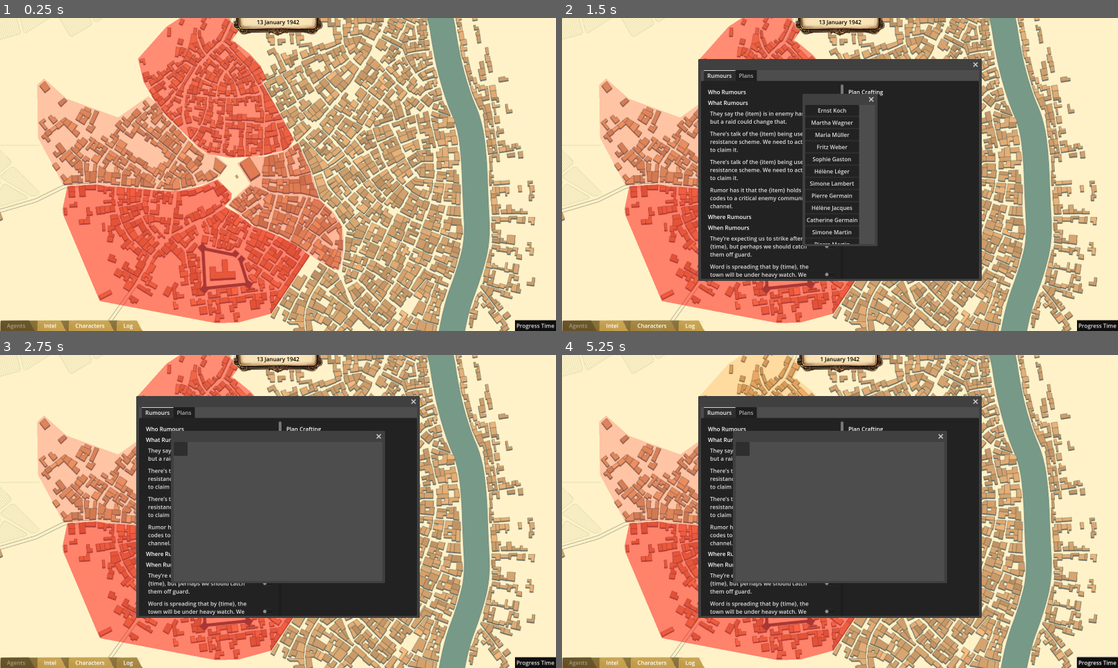
Above: before the commit, frames 1-4 (two rows, left to right).
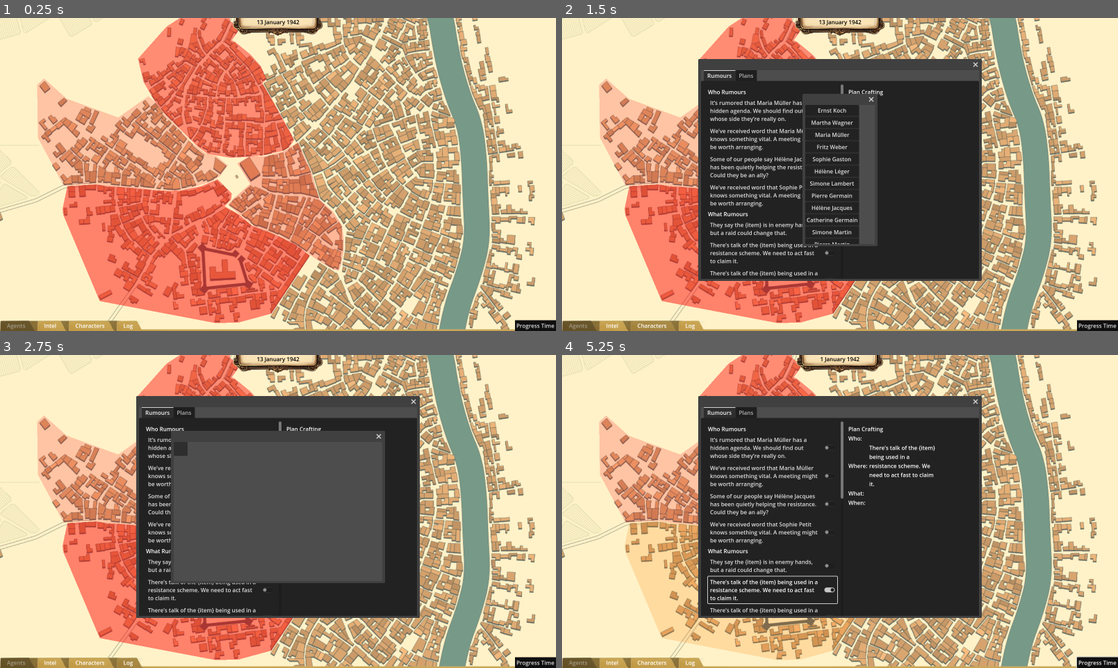
Above: after the commit, the same moments.

Repository: Stormwind-Gaming/stw-gogj-24
Game: Godot game, scene res://scenes/map.tscn
The game is run twice, just before and just after one commit, with the same random seed, the same clock (stepped at 60 frames per second) and the same inputs.
Inputs (mouse positions are in pixels of both pictures, inside the frame that each line leads up to):
- Up to frame 1 (0.25 s): no input
- Up to frame 2 (1.5 s): click "Intel" at 0.5 s; click "Characters" at 1.25 s
- Up to frame 3 (2.75 s): click "Log" at 2 s
- Up to frame 4 (5.25 s): click "Progress Time" at 2.75 s; click "They say the {item} is in ene…" at 3.5 s; click (773, 448) at 4.25 s, where only the run after the commit has a clickable "It’s rumored that Maria Mülle…"; click "There’s talk of the {item} be…" at 5 s

The runs differ from the first frame. In frame 1, 0.5% of the frame differs, in the area x 0-93%, y 96-100%; in frame 2, 4.1%; in frame 3, 2.1%; in frame 4, 29%, in the area x 0-93%, y 0-100%.
Error before the commit: Invalid access to property or key 'Registry_Category' on a base object of type 'Node (global_registry.gd)'. (res://scripts/intel/intel_factory.gd:54)

Commit message:
chore: cleanup console logs feat: expand radial menu options

Diff:
--- a/scenes/gui/footer.tscn
+++ b/scenes/gui/footer.tscn
@@ -1,8 +1,12 @@
-[gd_scene load_steps=7 format=3 uid="uid://bv860whpjsldd"]
+[gd_scene load_steps=13 format=3 uid="uid://bv860whpjsldd"]
 
 [ext_resource type="Script" path="res://scripts/gui/footer.gd" id="1_hd6ji"]
 [ext_resource type="Theme" uid="uid://b4qdww0jic2xr" path="res://assets/themes/footer_theme.tres" id="2_3ln20"]
+[ext_resource type="Texture2D" uid="uid://b2hdby02wjeow" path="res://assets/sprites/footer_folder.png" id="2_u8sgt"]
 [ext_resource type="Texture2D" uid="uid://idbpgpsxg2hj" path="res://assets/sprites/folder_tab.png" id="3_w01wa"]
+
+[sub_resource type="StyleBoxTexture" id="StyleBoxTexture_lo3jd"]
+texture = ExtResource("2_u8sgt")
 
 [sub_resource type="StyleBoxTexture" id="StyleBoxTexture_2ecj2"]
 texture = ExtResource("3_w01wa")
@@ -13,6 +17,62 @@
 [sub_resource type="StyleBoxFlat" id="StyleBoxFlat_qsspa"]
 bg_color = Color(0, 0, 0, 1)
 
+[sub_resource type="Animation" id="Animation_1ejaj"]
+resource_name = "scroll_out"
+length = 0.25
+step = 0.25
+tracks/0/type = "value"
+tracks/0/imported = false
+tracks/0/enabled = true
+tracks/0/path = NodePath("PanelContainer:position")
+tracks/0/interp = 1
+tracks/0/loop_wrap = true
+tracks/0/keys = {
+"times": PackedFloat32Array(0, 0.25),
+"transitions": PackedFloat32Array(0.5, 1),
+"update": 0,
+"values": [Vector2(0, -30), Vector2(0, -200)]
+}
+
+[sub_resource type="Animation" id="Animation_06ebt"]
+resource_name = "scroll_in"
+length = 0.25
+step = 0.25
+tracks/0/type = "value"
+tracks/0/imported = false
+tracks/0/enabled = true
+tracks/0/path = NodePath("PanelContainer:position")
+tracks/0/interp = 1
+tracks/0/loop_wrap = true
+tracks/0/keys = {
+"times": PackedFloat32Array(0, 0.25),
+"transitions": PackedFloat32Array(0.5, 1),
+"update": 0,
+"values": [Vector2(0, -200), Vector2(0, -30)]
+}
+
+[sub_resource type="Animation" id="Animation_sj32q"]
+length = 0.001
+tracks/0/type = "value"
+tracks/0/imported = false
+tracks/0/enabled = true
+tracks/0/path = NodePath("PanelContainer:position")
+tracks/0/interp = 1
+tracks/0/loop_wrap = true
+tracks/0/keys = {
+"times": PackedFloat32Array(0),
+"transitions": PackedFloat32Array(1),
+"update": 0,
+"values": [Vector2(0, -30)]
+}
+
+[sub_resource type="AnimationLibrary" id="AnimationLibrary_ywb36"]
+_data = {
+"RESET": SubResource("Animation_sj32q"),
+"scroll_in": SubResource("Animation_06ebt"),
+"scroll_out": SubResource("Animation_1ejaj")
+}
+
 [node name="Footer" type="Control" node_paths=PackedStringArray("show_character_list_button", "show_intel_list_button", "show_log_list_button", "show_agents_list_button", "turn_button")]
 layout_mode = 3
 anchors_preset = 12
@@ -22,61 +82,86 @@
 grow_horizontal = 2
 grow_vertical = 0
 script = ExtResource("1_hd6ji")
-show_character_list_button = NodePath("HBoxContainer/PanelContainer3/HBoxContainer/CharacterListButton")
-show_intel_list_button = NodePath("HBoxContainer/PanelContainer3/HBoxContainer/IntelListButton")
-show_log_list_button = NodePath("HBoxContainer/PanelContainer3/HBoxContainer/LogListButton")
-show_agents_list_button = NodePath("HBoxContainer/PanelContainer3/HBoxContainer/AgentsListButton")
-turn_button = NodePath("HBoxContainer/PanelContainer/TurnButton")
+show_character_list_button = NodePath("PanelContainer/VBoxContainer/HBoxContainer/PanelContainer3/HBoxContainer/CharacterListButton")
+show_intel_list_button = NodePath("PanelContainer/VBoxContainer/HBoxContainer/PanelContainer3/HBoxContainer/IntelListButton")
+show_log_list_button = NodePath("PanelContainer/VBoxContainer/HBoxContainer/PanelContainer3/HBoxContainer/LogListButton")
+show_agents_list_button = NodePath("PanelContainer/VBoxContainer/HBoxContainer/PanelContainer3/HBoxContainer/AgentsListButton")
+turn_button = NodePath("PanelContainer2/TurnButton")
 
-[node name="HBoxContainer" type="HBoxContainer" parent="."]
+[node name="PanelContainer" type="PanelContainer" parent="."]
+custom_minimum_size = Vector2(1600, 200)
 layout_mode = 1
 anchors_preset = 12
 anchor_top = 1.0
 anchor_right = 1.0
 anchor_bottom = 1.0
-offset_top = -31.0
+offset_top = -30.0
+offset_bottom = 170.0
 grow_horizontal = 2
 grow_vertical = 0
+theme_override_styles/panel = SubResource("StyleBoxTexture_lo3jd")
 
-[node name="PanelContainer3" type="PanelContainer" parent="HBoxContainer"]
+[node name="VBoxContainer" type="VBoxContainer" parent="PanelContainer"]
+custom_minimum_size = Vector2(0, 30)
+layout_mode = 2
+
+[node name="HBoxContainer" type="HBoxContainer" parent="PanelContainer/VBoxContainer"]
+custom_minimum_size = Vector2(0, 30)
+layout_mode = 2
+
+[node name="PanelContainer3" type="PanelContainer" parent="PanelContainer/VBoxContainer/HBoxContainer"]
 layout_mode = 2
 theme = ExtResource("2_3ln20")
 theme_override_styles/panel = SubResource("StyleBoxTexture_2ecj2")
 
-[node name="HBoxContainer" type="HBoxContainer" parent="HBoxContainer/PanelContainer3"]
+[node name="HBoxContainer" type="HBoxContainer" parent="PanelContainer/VBoxContainer/HBoxContainer/PanelContainer3"]
 layout_mode = 2
 theme = ExtResource("2_3ln20")
 
-[node name="AgentsListButton" type="Button" parent="HBoxContainer/PanelContainer3/HBoxContainer"]
+[node name="AgentsListButton" type="Button" parent="PanelContainer/VBoxContainer/HBoxContainer/PanelContainer3/HBoxContainer"]
 layout_mode = 2
 focus_mode = 0
 disabled = true
 text = "Agents"
 
-[node name="IntelListButton" type="Button" parent="HBoxContainer/PanelContainer3/HBoxContainer"]
+[node name="IntelListButton" type="Button" parent="PanelContainer/VBoxContainer/HBoxContainer/PanelContainer3/HBoxContainer"]
 layout_mode = 2
 focus_mode = 0
 text = "Intel"
 
-[node name="CharacterListButton" type="Button" parent="HBoxContainer/PanelContainer3/HBoxContainer"]
+[node name="CharacterListButton" type="Button" parent="PanelContainer/VBoxContainer/HBoxContainer/PanelContainer3/HBoxContainer"]
 layout_mode = 2
 focus_mode = 0
 text = "Characters"
 
-[node name="LogListButton" type="Button" parent="HBoxContainer/PanelContainer3/HBoxContainer"]
+[node name="LogListButton" type="Button" parent="PanelContainer/VBoxContainer/HBoxContainer/PanelContainer3/HBoxContainer"]
 layout_mode = 2
 focus_mode = 0
 text = "Log"
 
-[node name="VSeparator" type="VSeparator" parent="HBoxContainer"]
+[node name="VSeparator" type="VSeparator" parent="PanelContainer/VBoxContainer/HBoxContainer"]
 layout_mode = 2
 size_flags_horizontal = 3
 theme_override_styles/separator = SubResource("StyleBoxEmpty_uc521")
 
-[node name="PanelContainer" type="PanelContainer" parent="HBoxContainer"]
-layout_mode = 2
+[node name="PanelContainer2" type="PanelContainer" parent="."]
+layout_mode = 1
+anchors_preset = 3
+anchor_left = 1.0
+anchor_top = 1.0
+anchor_right = 1.0
+anchor_bottom = 1.0
+offset_left = -118.0
+offset_top = -31.0
+grow_horizontal = 0
+grow_vertical = 0
 theme_override_styles/panel = SubResource("StyleBoxFlat_qsspa")
 
-[node name="TurnButton" type="Button" parent="HBoxContainer/PanelContainer"]
+[node name="TurnButton" type="Button" parent="PanelContainer2"]
 layout_mode = 2
 text = "Progress Time"
+
+[node name="AnimationPlayer" type="AnimationPlayer" parent="."]
+libraries = {
+"": SubResource("AnimationLibrary_ywb36")
+}
--- a/scenes/gui/post_radial_assignment.tscn
+++ b/scenes/gui/post_radial_assignment.tscn
@@ -3,6 +3,7 @@
 [ext_resource type="Script" path="res://scripts/gui/post_radial_assignment.gd" id="1_2cqh1"]
 
 [node name="Post Radial Assignment" type="Window" node_paths=PackedStringArray("agent_card_grid")]
+title = "<type of plan>"
 position = Vector2i(500, 250)
 size = Vector2i(600, 400)
 script = ExtResource("1_2cqh1")
@@ -35,6 +36,16 @@
 layout_mode = 2
 columns = 3
 
-[node name="RightPanelContainer" type="PanelContainer" parent="PanelContainer/MarginContainer/HBoxContainer"]
+[node name="VBoxContainer" type="VBoxContainer" parent="PanelContainer/MarginContainer/HBoxContainer"]
 layout_mode = 2
 size_flags_horizontal = 3
+
+[node name="RightPanelContainer" type="PanelContainer" parent="PanelContainer/MarginContainer/HBoxContainer/VBoxContainer"]
+layout_mode = 2
+size_flags_horizontal = 3
+size_flags_vertical = 3
+
+[node name="Button" type="Button" parent="PanelContainer/MarginContainer/HBoxContainer/VBoxContainer"]
+layout_mode = 2
+focus_mode = 0
+text = "Assign Task"
--- a/scripts/district.gd
+++ b/scripts/district.gd
@@ -25,8 +25,6 @@
 func _ready() -> void:
 	# Give the district a random type
 	district_type = randi() % Enums.DistrictType.size() as Enums.DistrictType
-
-	print("District Type: %s" % district_type)
 
 	# set heat random 20-80
 	heat = randi() % 80 + 21
@@ -106,7 +104,6 @@
 		# get the poi name by type
 		var poi_name = Globals.get_poi_name(selected_poi_type["poi_type"])
 
-		print("%s - %s" % [poi_name, selected_poi_type["poi_name"]])
 		# set the poi details
 		poi.set_poi_details(self, selected_poi_type["poi_type"], "%s - %s" % [poi_name, selected_poi_type["poi_name"]], selected_poi_type["poi_description"])
 
--- a/scripts/enums.gd
+++ b/scripts/enums.gd
@@ -32,6 +32,7 @@
 
 enum ActionType {
 	NONE,
+	INFO,
 	ESPIONAGE,
 	ASSASSINATION,
 	PROPAGANDA
--- a/scripts/game_controller.gd
+++ b/scripts/game_controller.gd
@@ -144,6 +144,7 @@
 	district_focused = district
 	emit_signal("district_just_focused", district)
 
+
 func open_radial_menu(radial_menu: RadialMenu, poi: PointOfInterest) -> void:
 	if radial_menu_open:
 		return
@@ -153,6 +154,14 @@
 
 func _on_radial_option_selected(option: Enums.ActionType) -> void:
 	radial_menu_open.hide()
+
+	if option == Enums.ActionType.NONE:
+		return
+
+	if option == Enums.ActionType.INFO:
+		print("Showing info for POI: ", poi_for_radial)
+		# poi_for_radial.show_info()
+		return
 
 	# popup a post_radial_assignment menu
 	var post_radial_assignment = Globals.post_radial_assignment_scene.instantiate()
--- a/scripts/globals.gd
+++ b/scripts/globals.gd
@@ -221,3 +221,18 @@
 }
 
 #endregion
+
+#region Enum to friendly string
+
+func get_action_type_string(action_type: Enums.ActionType) -> String:
+	match action_type:
+		Enums.ActionType.NONE:
+			return "None"
+		Enums.ActionType.ESPIONAGE:
+			return "Espionage"
+		Enums.ActionType.ASSASSINATION:
+			return "Assassination"
+		Enums.ActionType.PROPAGANDA:
+			return "Propaganda"
+		_:
+			return "Unknown"
--- a/scripts/gui/footer.gd
+++ b/scripts/gui/footer.gd
@@ -6,6 +6,8 @@
 @export var show_agents_list_button: Button
 @export var turn_button: Button
 
+var footer_tray_open: bool = false
+
 func _ready():
 	# Connect the button's "pressed" signal to a function using Callable
 	show_character_list_button.connect("pressed", Callable(self, "_on_show_character_list_button_pressed"))
@@ -13,6 +15,8 @@
 	show_log_list_button.connect("pressed", Callable(self, "_on_show_log_list_button_pressed"))
 
 	turn_button.connect("pressed", Callable(self, "_on_turn_button_pressed"))
+
+	GameController.connect("district_just_focused", _on_district_just_focused)
 
 
 func _on_tab_bar_tab_clicked(tab: int) -> void:
@@ -77,3 +81,12 @@
 	GameController.process_turn()
 	_on_show_log_list_button_pressed()
 	var num = 13 + GameController.turn_number
+
+func _on_district_just_focused(district: District) -> void:
+	if footer_tray_open:
+		return
+	footer_tray_open = true
+	# $AnimationPlayer.play("scroll_out")
+
+func _on_scroll_out_animation_finished():
+	pass
--- a/scripts/gui/post_radial_assignment.gd
+++ b/scripts/gui/post_radial_assignment.gd
@@ -10,6 +10,9 @@
 	self.option = option_attr
 
 func _ready():
+	# set title
+	title = '%s Task' % Globals.get_action_type_string(option)
+
 	# Connect the close_requested signal
 	close_requested.connect(_on_close_requested)
 
--- a/scripts/gui/radial_menu.gd
+++ b/scripts/gui/radial_menu.gd
@@ -21,6 +21,7 @@
 func _init(options_attr: Array[Enums.ActionType] = []) -> void:
 	options = []
 	options_attr.append(Enums.ActionType.NONE)
+	options_attr.append(Enums.ActionType.INFO)
 	options_attr.append(Enums.ActionType.ESPIONAGE)
 	options_attr.append(Enums.ActionType.PROPAGANDA)
 	for option in options_attr:
--- a/scripts/gui/radial_option.gd
+++ b/scripts/gui/radial_option.gd
@@ -11,6 +11,9 @@
 		Enums.ActionType.NONE:
 			radial_option_name = "Close"
 			region = Rect2(0, 0, 32, 32)
+		Enums.ActionType.INFO:
+			radial_option_name = "Info"
+			region = Rect2(128, 0, 32, 32)
 		Enums.ActionType.ESPIONAGE:
 			radial_option_name = "Espionage"
 			region = Rect2(32, 0, 32, 32)
--- a/scripts/intel/intel_factory.gd
+++ b/scripts/intel/intel_factory.gd
@@ -51,7 +51,7 @@
 		type = Enums.IntelType.WHO
 		var rumour_text = Globals.get_rumour_text(type)
 
-		var characters = GlobalRegistry.get_all_objects(GlobalRegistry.Registry_Category.CHARACTER)
+		var characters = GlobalRegistry.get_all_objects(Enums.Registry_Category.CHARACTER)
 		var filtered = []
 		for key in characters:
 			var value = characters[key]
@@ -64,7 +64,7 @@
 	elif random_value < config.who_chance + config.where_chance:
 		type = Enums.IntelType.WHERE
 		var rumour_text = Globals.get_rumour_text(type)
-		var pois = GlobalRegistry.get_all_objects(GlobalRegistry.Registry_Category.POI)
+		var pois = GlobalRegistry.get_all_objects(Enums.Registry_Category.POI)
 		var filtered = []
 		for key in pois:
 			var value = pois[key]
Binary file added: assets/sprites/footer_folder.png
Not shown, added: assets/sprites/footer_folder.png.import
Binary file changed: assets/sprites/radial_menu_icons.png
